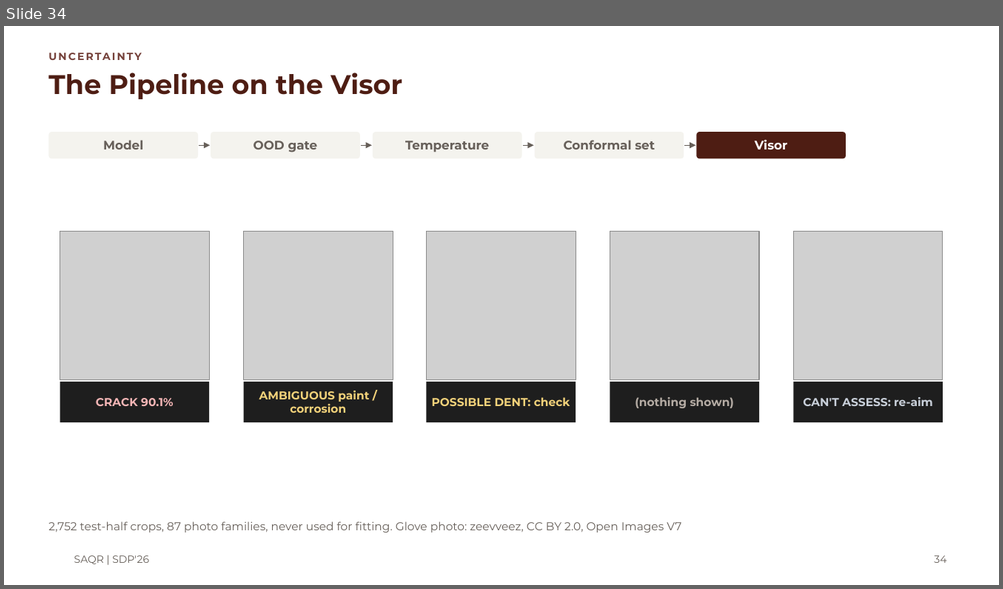
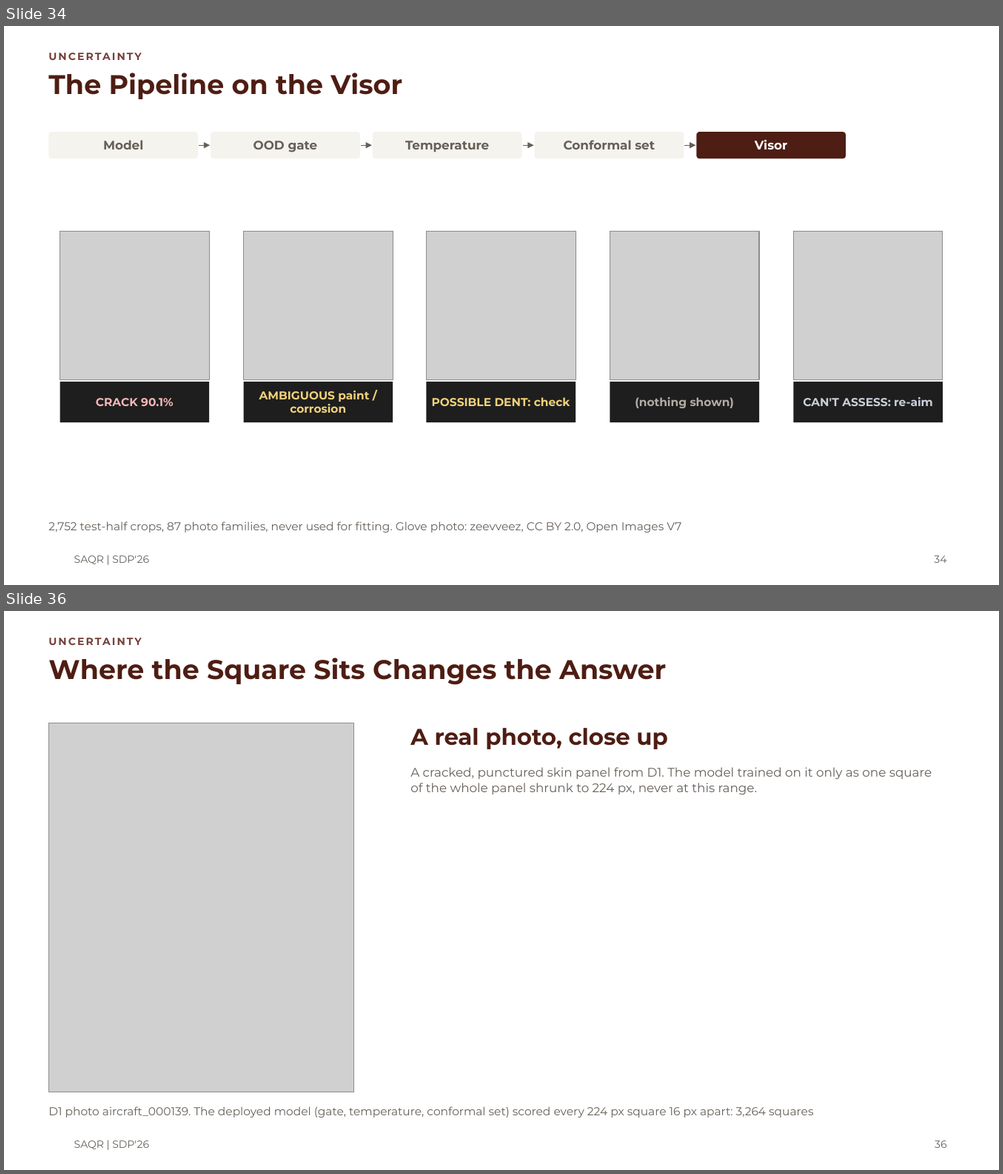
Before and after one commit to MASAR-AUS/SAQR, a slide deck: SAQR CMP490 Presentation.pptx. Shown one above the other, each under a label of ours: slide 34 before the commit, slides 34 and 36 after it; the slides between them are not shown. The pictures are 1003x589 and 1003x1174 pixels, drawn with LibreOffice and Linux fonts; fonts in the diff are those of the drawing; grey boxes stand for pictures; background and template pictures are left out. Boxes give left, top, right and bottom in pixels: in the first picture for what was removed or moved away, otherwise in the second. Text is boxed around its words. In the diff, an @@ line names an element or a change of style, - is before the commit and + after.

```diff
--- a/SAQR CMP490 Presentation.pptx
+++ b/SAQR CMP490 Presentation.pptx
@@ slide 36 added at [4,611,999,1170], background #FFFFFF; not listed: 1 template element that a slide beside it also shows @@
@@ text added at [48,633,720,649], 10 pt, text #75413A, bold @@
+UNCERTAINTY
@@ title added at [48,658,666,685], 26 pt, text #4E1D13, bold @@
+Where the Square Sits Changes the Answer
@@ picture added at [48,723,354,1092] @@
@@ text added at [410,728,667,749], 22 pt, text #4E1D13, bold @@
+A real photo, close up
@@ text added at [410,767,931,795], 12 pt, text #665F59 @@
+A cracked, punctured skin panel from D1. The model trained on it only as one square of the whole panel shrunk to 224 px, never at this range.
@@ text added at [48,1107,813,1118], 11 pt, text #665F59 @@
+D1 photo aircraft_000139. The deployed model (gate, temperature, conformal set) scored every 224 px square 16 px apart: 3,264 squares
@@ page number added at [934,1141,946,1148], 10 pt, text #665F59 @@
+36
```
Also in this commit, not shown: 4 slides changed, 8 other slides added.
